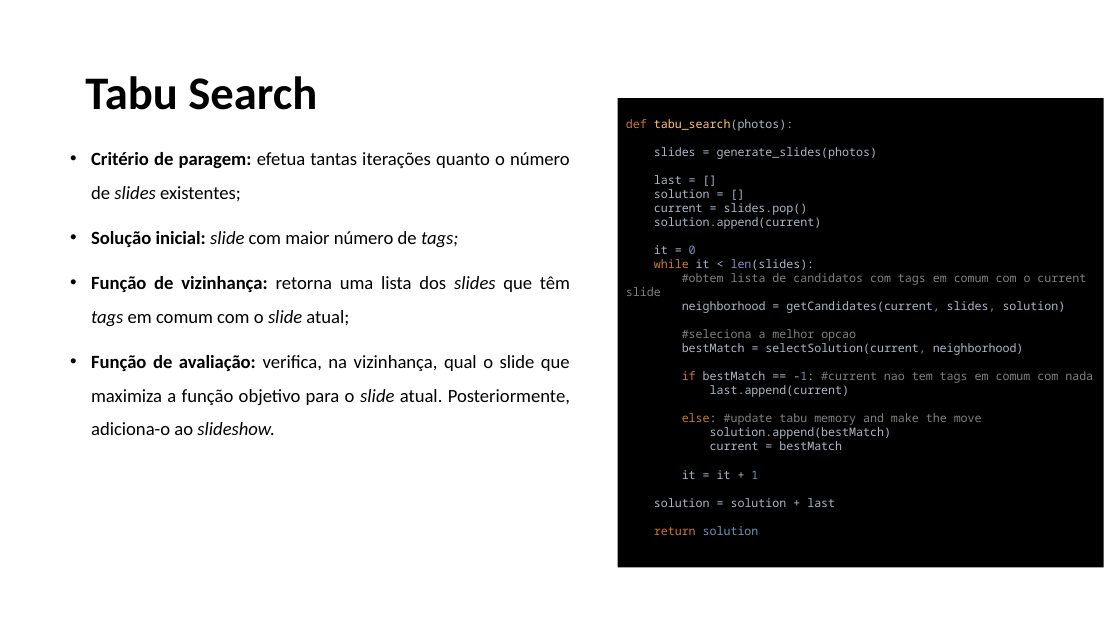
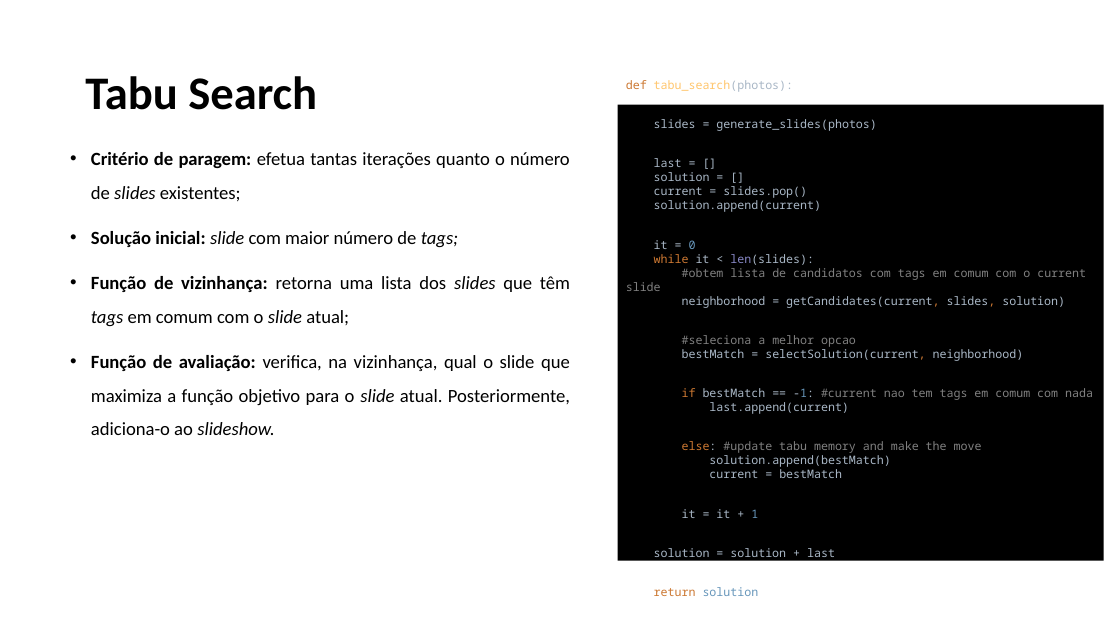
Before and after one commit to j-vm/FEUP_IART_2020, a slide deck: slide 4 of assets/EntregaFinal.pptx. Drawn at 1120x630 pixels with LibreOffice and Linux fonts; fonts in the diff are those of the drawing. Boxes give left, top, right and bottom in pixels: in the first picture for what was removed or moved away, otherwise in the second. Text is boxed around its words. In the diff, an @@ line names an element or a change of style, - is before the commit and + after.

```diff
--- a/assets/EntregaFinal.pptx
+++ b/assets/EntregaFinal.pptx
@@ rectangle "def tabu_search(photos): slides = generate_slides(photos) ...": place and size @@
-rectangle "def tabu_search(photos): slides = generate_slides(photos) ..." at [618, 98, 1104, 568]
+rectangle "def tabu_search(photos): slides = generate_slides(photos) ..." at [618, 105, 1104, 561]
```
Also in this commit, not shown: 4 other slides changed, 2 slides added, 15 other files.
